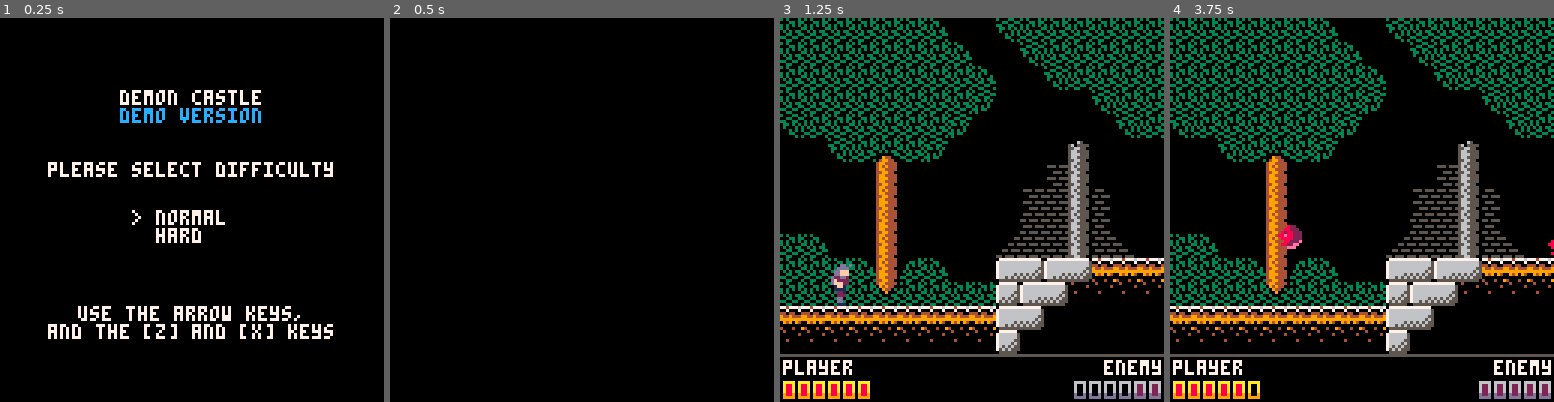
Above: before the commit, frames 1-4 (left to right).
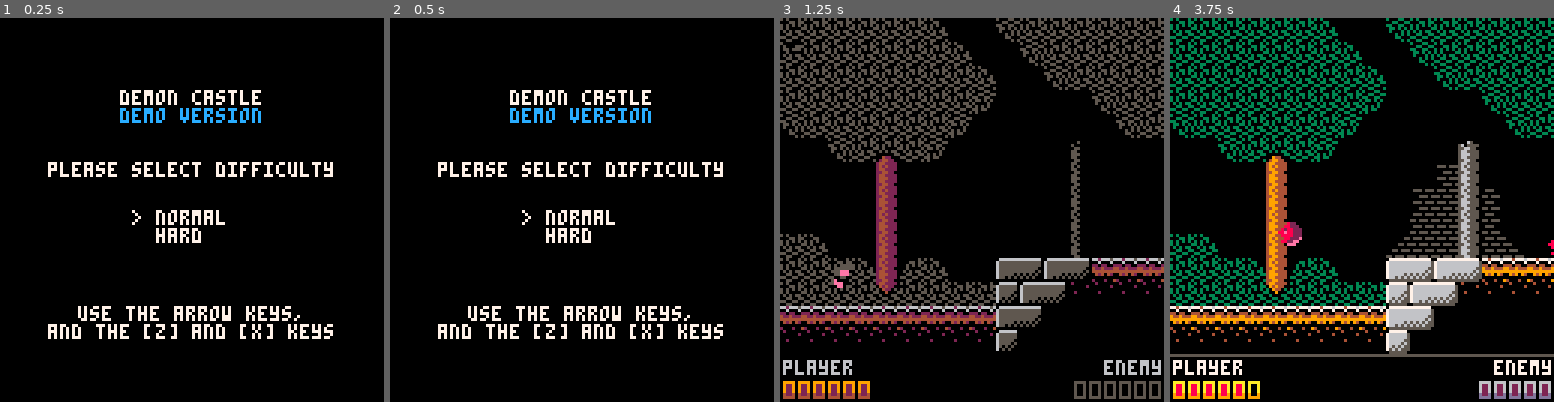
Above: after the commit, the same moments.

Repository: Mush101/demoncastle
Game: PICO-8 cartridge vampire.p8
Two runs of this game, one before a commit and one after it. Both use one fixed random seed, a clock stepped at 60 frames per second and the inputs below.
Inputs:
- Up to frame 1 (0.25 s): no input
- Up to frame 2 (0.5 s): tap X (X key) at 0.33 s
- Up to frame 3 (1.25 s): tap O (Z key) at 0.7 s; tap X (X key) at 1.07 s
- Up to frame 4 (3.75 s): hold Right 1.6-2.1 s; tap O (Z key) every 0.4 s from 1.7 to 3.7 s; tap X (X key) at 1.85, 2.97 s; hold Up 2.15-2.42 s; hold Right 2.47-3.03 s; hold Left 3.08-3.58 s; hold Down from 3.63 s (still down)

Frame 1 is identical in both runs. In frame 2, 5.2% of the frame differs, in the area x 12-87%, y 18-84%; in frame 3, 30%, in the area x 0-100%, y 0-100%; in frame 4, 0.2%.

Commit message:
Implemented Forest music

Diff:
--- a/vampire.p8
+++ b/vampire.p8
@@ -1461,6 +1461,7 @@
 	sfx(3)
 	health_go_up = true
 	level_end = true
+	music(-1)
 end
 
 function heart_crystal:be_chicken() end
@@ -1498,7 +1499,7 @@
 {
 	{music=0, data="0g22|5vyv0h0710125vw31m5v1j181l1m169j0h125v10075vw21n5vw1165v1n165v1210120m125vw21314w11714w1171401w30 …(228 unchanged characters)…
 	{next_start_x=4, next_start_y=58, start_x=16, start_y=82, map_string="the path splits here...", data="352233e20f1099d0 …(2543 unchanged characters)…
-	{next_start_x=4, next_start_y=194, start_ …(2262 unchanged characters)…
+	{music=1, next_start_x=4, next_start_y=194, start_ …(2262 unchanged characters)…
 }
 
 function _init()
@@ -1547,7 +1548,6 @@
 	--start_film_reel()
 	current_level = 3
 	next_level = 1
-	load_level(current_level)
 	level_offset = -58
 
 	health_timer=0
@@ -1707,10 +1707,10 @@
 		if btnp(4) or btnp(5) then
 			difficulty_menu = false
 			if hard_mode then
-				load_level(current_level)
 				player.health=4
 				player_max_health=4
 			end
+			load_level(current_level)
 			sfx(3)
 			darkness=4
 		end
Not shown, changed: the music (__music__) section of vampire.p8
Not shown, changed: the sound effects (__sfx__) section of vampire.p8
